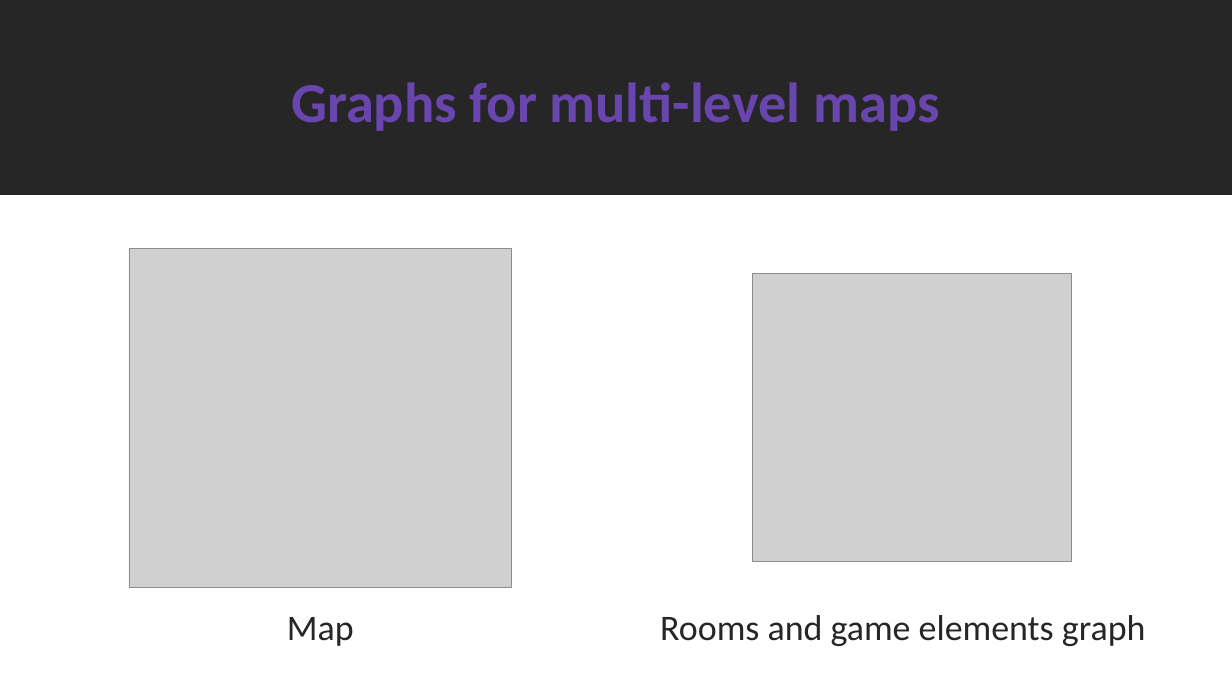
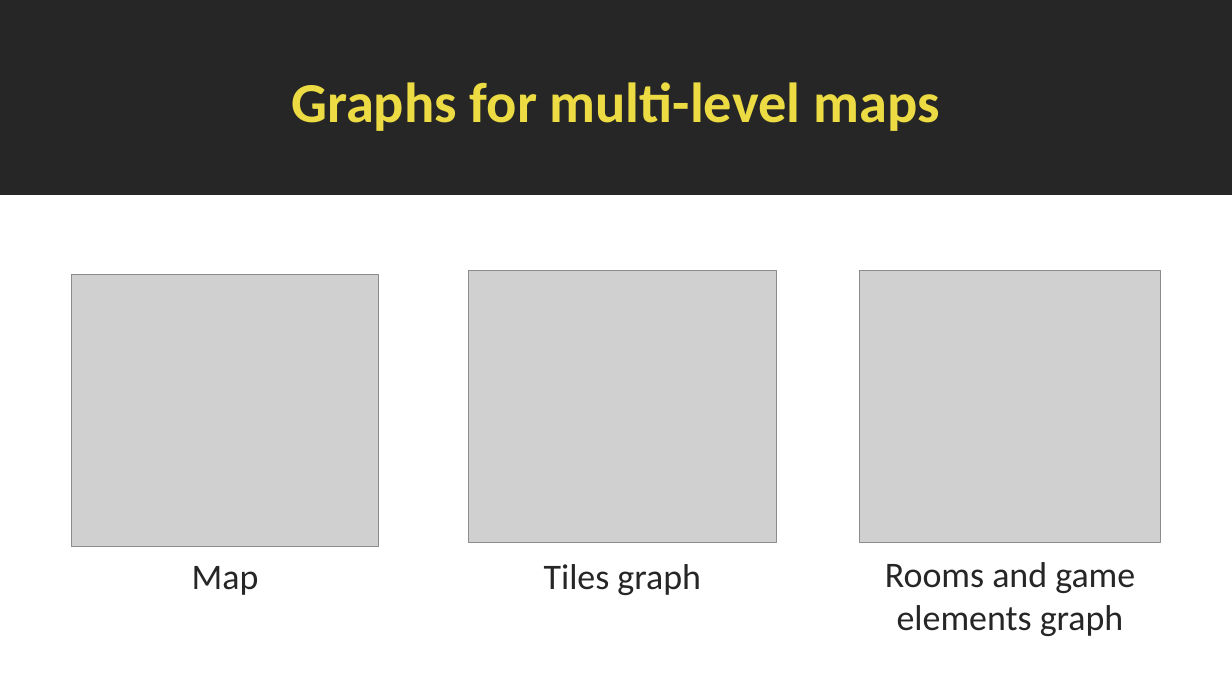
Before and after one commit to SimoDedo/ProjectArena, a slide deck: slide 13 of Presentation/An Online Framework for User-Based Analysis of Maps in First Person Shooters.pptx. Drawn at 1232x693 pixels with LibreOffice and Linux fonts; fonts in the diff are those of the drawing; grey boxes stand for pictures. Boxes give left, top, right and bottom in pixels: in the first picture for what was removed or moved away, otherwise in the second. Text is boxed around its words. In the diff, an @@ line names an element or a change of style, - is before the commit and + after.

```diff
--- a/Presentation/An Online Framework for User-Based Analysis of Maps in First Person Shooters.pptx
+++ b/Presentation/An Online Framework for User-Based Analysis of Maps in First Person Shooters.pptx
@@ title "Graphs for multi-level maps" at box(291, 82, 939, 131): text colour #6946AE to #ECDB43 @@
@@ picture: place and size @@
-picture at box(129, 249, 512, 587)
+picture at box(71, 275, 379, 547)
@@ picture added at box(469, 271, 776, 543) @@
@@ picture: place and size @@
-picture at box(752, 274, 1071, 562)
+picture at box(860, 270, 1161, 542)
@@ text "Map": place and size @@
-text "Map" at box(287, 617, 354, 646)
+text "Map" at box(192, 566, 259, 595)
@@ text added at box(544, 564, 701, 595), 28 pt, text #262626 @@
+Tiles graph
@@ text "Rooms and game elements graph" rewrapped from box(660, 615, 1146, 646) to box(885, 562, 1135, 636) @@
```
Also in this commit, not shown: 15 other slides changed, 3 slides added, 3 slides removed, 6 other files.
